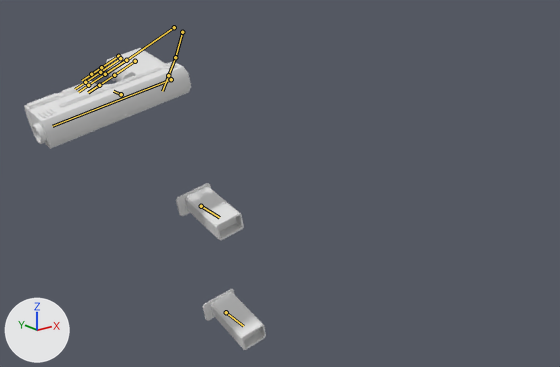
Renders of the Blender file assets-raw/blend/gun/template.blend from each side of a commit.
Camera for both pictures: a 50 mm lens placed at (-1.147, -0.963, 0.156), pointed at (-0.411, -0.043, -0.212). Every picture has the same lights, and +X, +Y and +Z are marked at lower left. The bones that bend it are drawn over the model as lines.

Objects in the first picture: 'Base'.
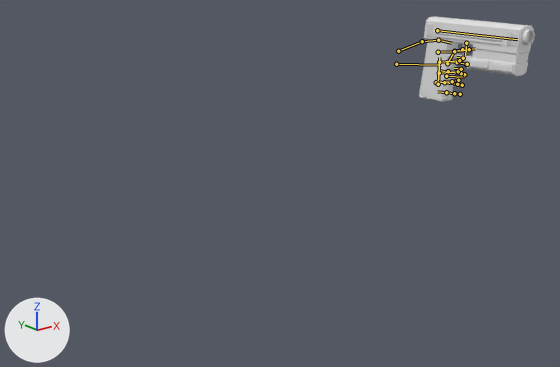
The newer file adds an action. The first version stands in its rest pose; the second is drawn at frame 1 of the action 'PullTrigger'.

Changed parts and their boxes [x1, y1, x2, y2] in the pictures (560 x 367 px):
'Base', posed (52% narrower, 72% shorter): before [24, 48, 266, 350]; after [419, 17, 535, 102]
bone 'Wrist.R', root to tip: before (174, 27) to (124, 62); after (396, 64) to (441, 65)
bone 'Magzine0', root to tip: before (201, 206) to (219, 217); after (438, 84) to (439, 57)
bone 'Magzine1', root to tip: before (226, 312) to (243, 326); after (438, 84) to (439, 57)

The change in detail:
Bone 'Wrist.R' (bone_wrist_r) moves from (0.0, 0.0, 0.0) to (-0.054, -0.414, 0.319).
Bone 'Wrist.R' (bone_wrist_r) turns from (0, 0, 0) to (15, 71, -87) degrees about its own x, y and z.
Bone 'Magzine0' (bone_magzine0) moves from (0.0, 0.0, 0.0) to (-0.2, -0.105, 0.008).
Bone 'Magzine1' (bone_magzine1) moves from (0.0, 0.0, 0.0) to (-0.4, -0.105, 0.008).
